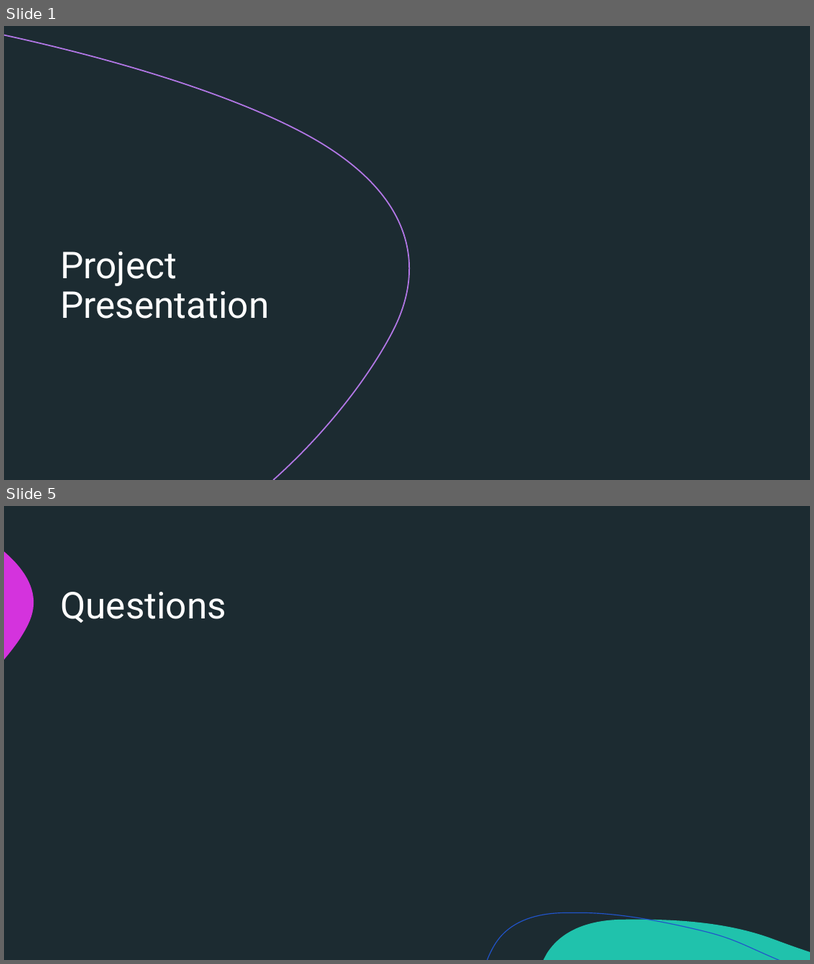
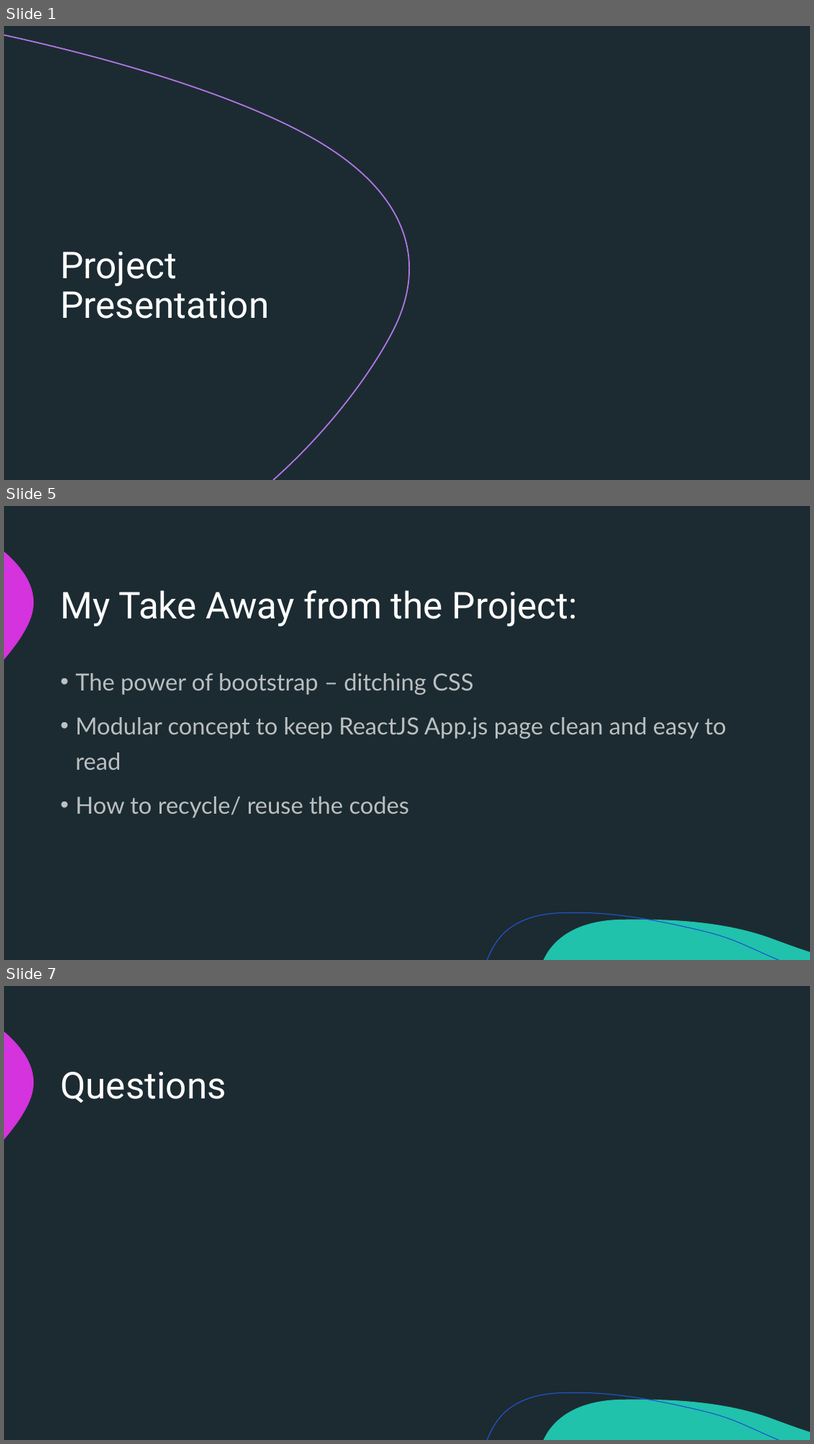
Before and after one commit to siewwoon/Project-Library, a slide deck: Project Presentation.pptx. Shown one above the other, each under a label of ours: slides 1 and 5 before the commit, slides 1, 5 and 7 after it; the slides between them are not shown. The pictures are 814x964 and 814x1444 pixels, drawn with LibreOffice and Linux fonts; fonts in the diff are those of the drawing; background and template pictures are left out. Boxes give left, top, right and bottom in pixels: in the first picture for what was removed or moved away, otherwise in the second. Text is boxed around its words. In the diff, an @@ line names an element or a change of style, - is before the commit and + after.

```diff
--- a/Project Presentation.pptx
+++ b/Project Presentation.pptx
@@ slide 5 added at (x1=4, y1=506, x2=810, y2=960), background #1C2B31; not listed: 3 template elements that a slide beside it also shows @@
@@ title added at (x1=60, y1=590, x2=578, y2=626), 44 pt, text #FFFFFF @@
+My Take Away from the Project:
@@ text added at (x1=75, y1=673, x2=727, y2=818), 28 pt, text #FFFFFF at 70% opacity @@
+• The power of bootstrap – ditching CSS
+• Modular concept to keep ReactJS App.js page clean and easy to read
+• How to recycle/ reuse the codes
@@ what was slide 5 is now slide 7 @@
```
Also in this commit, not shown: 2 slides changed, 2 other slides added, 1 slide removed, 3 other files.
